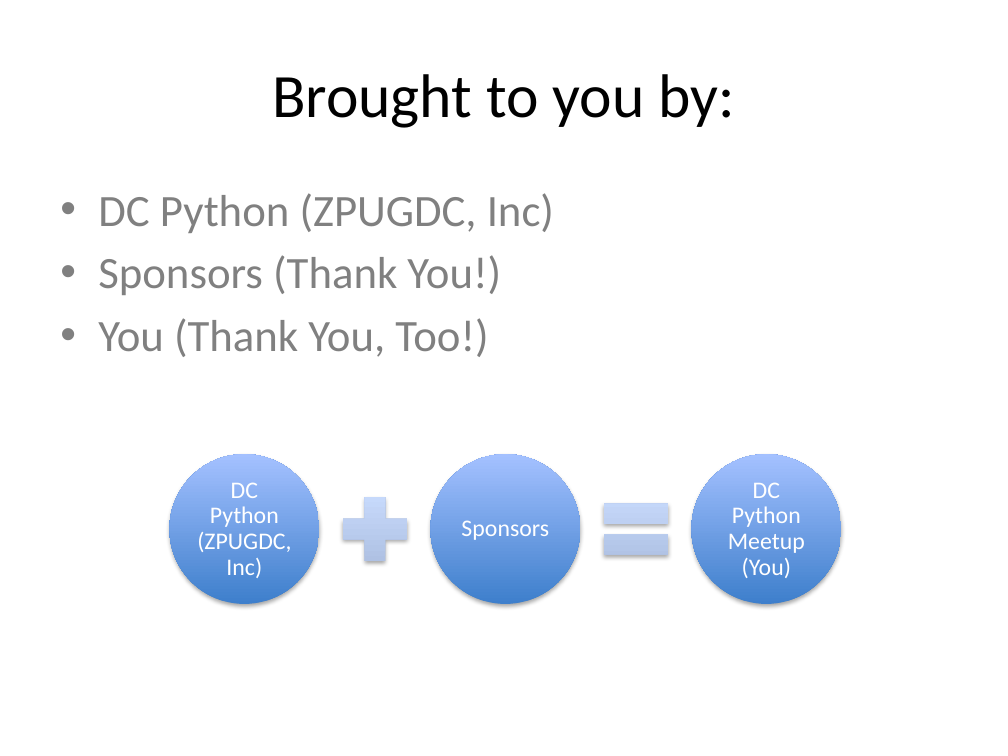
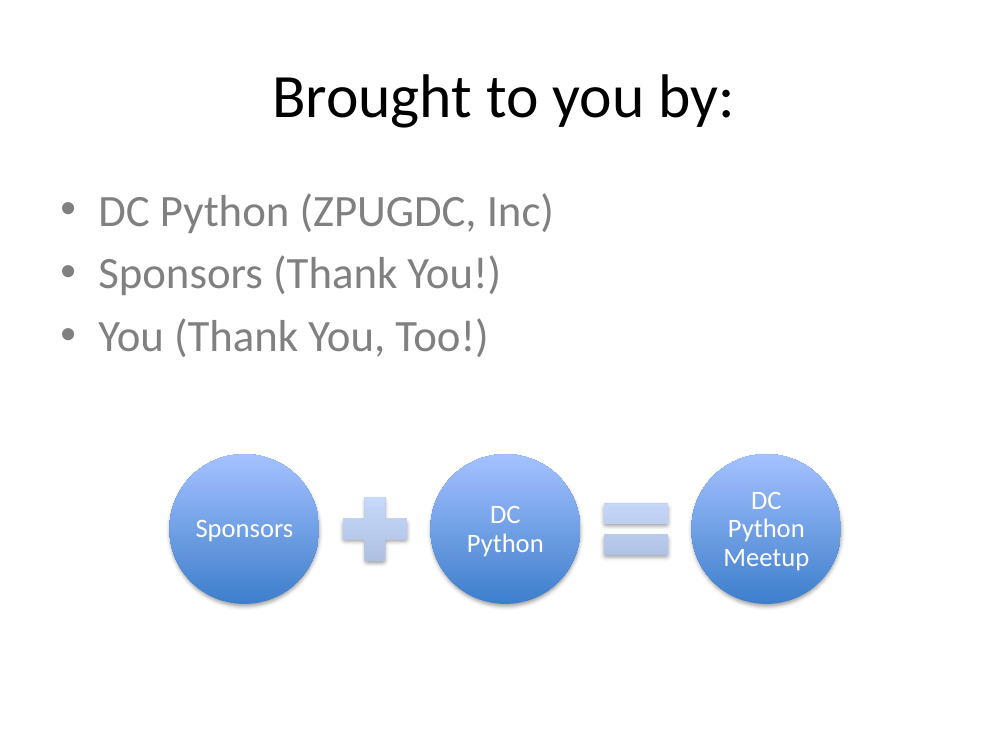
Before and after one commit to DCPython/generic-meetup-slides, a slide deck: slide 8 of DC Python Generic Meetup Slides.pptx. Drawn at 1008x756 pixels with LibreOffice and Linux fonts; fonts in the diff are those of the drawing. Boxes give left, top, right and bottom in pixels: in the first picture for what was removed or moved away, otherwise in the second. Text is boxed around its words. In the diff, an @@ line names an element or a change of style, - is before the commit and + after.

Commit message:
Save

```diff
--- a/DC Python Generic Meetup Slides.pptx
+++ b/DC Python Generic Meetup Slides.pptx
@@ text "Sponsors": place and size @@
-text "Sponsors" at bbox=[461, 520, 549, 540]
+text "Sponsors" at bbox=[196, 520, 294, 541]
@@ text "Sponsors" at bbox=[196, 520, 294, 541]: size 17 to 19 pt @@
@@ text at bbox=[467, 506, 544, 556]: text changed; size 17 to 19 pt @@
-DC Python (ZPUGDC, Inc)
+DC Python
@@ text at bbox=[723, 492, 809, 570]: text changed; size 17 to 19 pt @@
-DC Python Meetup (You)
+DC Python Meetup
```
Also in this commit, not shown: 1 other slide changed.
